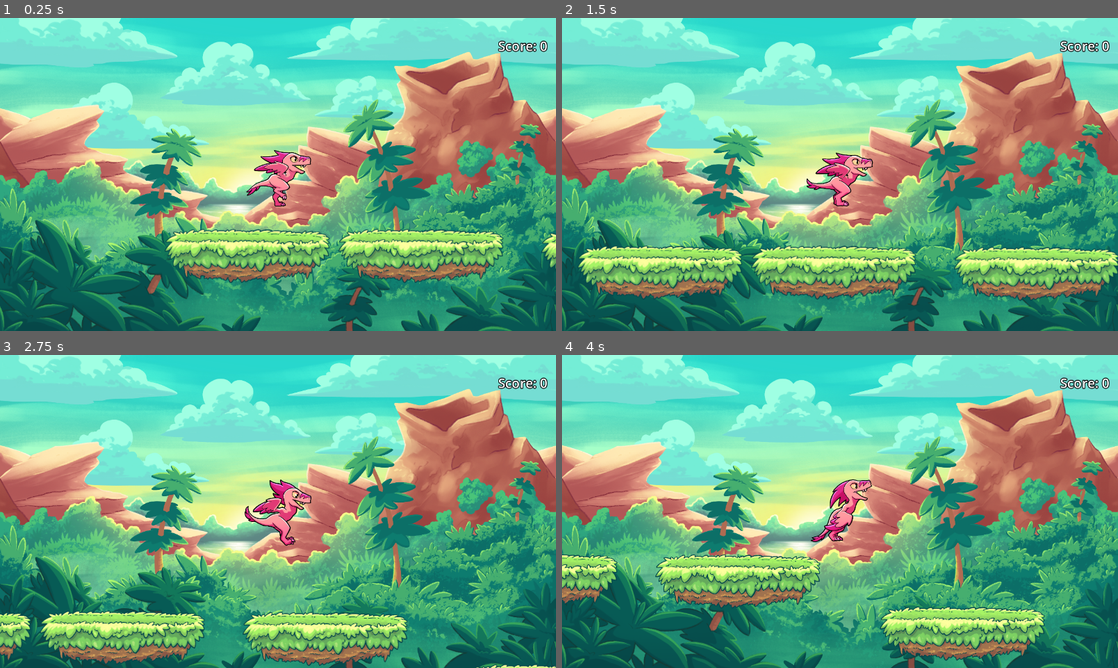
Above: before the commit, frames 1-4 (two rows, left to right).
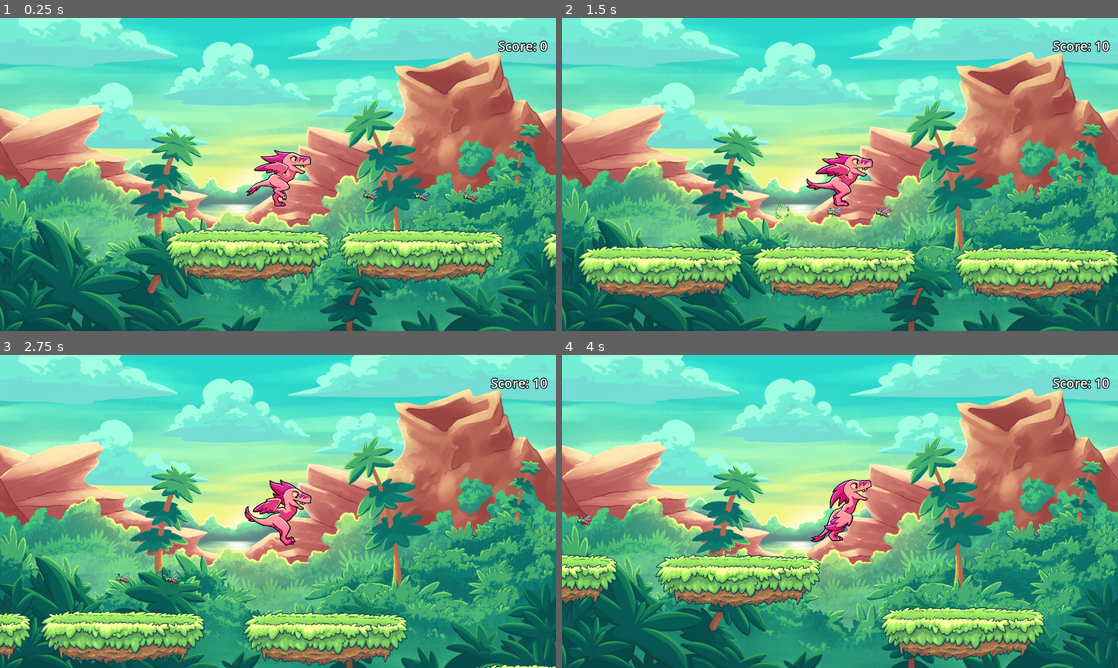
Above: after the commit, the same moments.

Repository: nathanuhn/Tumbling-Raptor
Game: Godot game, scene res://scenes/main.tscn
Same seed, same stepped clock (60 frames per second), same inputs: the game is played once before the commit and once after it.
Inputs:
- Up to frame 1 (0.25 s): no input
- Up to frame 2 (1.5 s): tap Space (jump) at 0.77 s
- Up to frame 3 (2.75 s): tap Space (jump) at 1.52 s
- Up to frame 4 (4 s): tap Space (jump) at 3.02, 3.77 s

The runs differ from the first frame. In frame 1, 0.1% of the frame differs, in the area x 65-86%, y 54-59%; in frame 2, 0.4%, in the area x 38-97%, y 7-65%; in frame 3, 0.3%; in frame 4, 0.3%.

Commit message:
The collectibles have been updated with new patterns

Diff:
--- /dev/null
+++ b/scenes/platform_collectible_rainbow.tscn
@@ -0,0 +1,36 @@
+[gd_scene load_steps=4 format=3 uid="uid://ccc16yvajnjwp"]
+
+[ext_resource type="Texture2D" uid="uid://cjftwa07xwkyf" path="res://assets/sprites/Platform/platform.png" id="1_7wa83"]
+[ext_resource type="PackedScene" uid="uid://bhap6c1rglncl" path="res://scenes/collectible.tscn" id="2_s6kbm"]
+
+[sub_resource type="RectangleShape2D" id="RectangleShape2D_c4p0v"]
+size = Vector2(380, 40)
+
+[node name="Platform" type="StaticBody2D"]
+
+[node name="Sprite2D" type="Sprite2D" parent="."]
+texture = ExtResource("1_7wa83")
+
+[node name="CollisionShape2D" type="CollisionShape2D" parent="."]
+position = Vector2(0, -20)
+shape = SubResource("RectangleShape2D_c4p0v")
+
+[node name="Collectible" parent="." instance=ExtResource("2_s6kbm")]
+position = Vector2(6, -173)
+scale = Vector2(0.3, 0.3)
+
+[node name="Collectible4" parent="." instance=ExtResource("2_s6kbm")]
+position = Vector2(65, -146)
+scale = Vector2(0.3, 0.3)
+
+[node name="Collectible5" parent="." instance=ExtResource("2_s6kbm")]
+position = Vector2(-76, -139)
+scale = Vector2(0.3, 0.3)
+
+[node name="Collectible2" parent="." instance=ExtResource("2_s6kbm")]
+position = Vector2(-155, -97)
+scale = Vector2(0.3, 0.3)
+
+[node name="Collectible3" parent="." instance=ExtResource("2_s6kbm")]
+position = Vector2(132, -86)
+scale = Vector2(0.3, 0.3)
--- /dev/null
+++ b/scenes/platform_collectible_row.tscn
@@ -0,0 +1,28 @@
+[gd_scene load_steps=4 format=3 uid="uid://bwtc1p7c8184g"]
+
+[ext_resource type="Texture2D" uid="uid://cjftwa07xwkyf" path="res://assets/sprites/Platform/platform.png" id="1_lvsy0"]
+[ext_resource type="PackedScene" uid="uid://bhap6c1rglncl" path="res://scenes/collectible.tscn" id="2_r72gr"]
+
+[sub_resource type="RectangleShape2D" id="RectangleShape2D_c4p0v"]
+size = Vector2(380, 40)
+
+[node name="Platform" type="StaticBody2D"]
+
+[node name="Sprite2D" type="Sprite2D" parent="."]
+texture = ExtResource("1_lvsy0")
+
+[node name="CollisionShape2D" type="CollisionShape2D" parent="."]
+position = Vector2(0, -20)
+shape = SubResource("RectangleShape2D_c4p0v")
+
+[node name="Collectible" parent="." instance=ExtResource("2_r72gr")]
+position = Vector2(0, -138)
+scale = Vector2(0.3, 0.3)
+
+[node name="Collectible2" parent="." instance=ExtResource("2_r72gr")]
+position = Vector2(-119, -140)
+scale = Vector2(0.3, 0.3)
+
+[node name="Collectible3" parent="." instance=ExtResource("2_r72gr")]
+position = Vector2(111, -137)
+scale = Vector2(0.3, 0.3)
--- a/scenes/platform_collectible_single.tscn
+++ b/scenes/platform_collectible_single.tscn
@@ -16,5 +16,5 @@
 shape = SubResource("RectangleShape2D_c4p0v")
 
 [node name="Collectible" parent="." instance=ExtResource("2_s7voq")]
-position = Vector2(0, -138)
+position = Vector2(0, -141)
 scale = Vector2(0.3, 0.3)
--- a/scripts/collectible.gd
+++ b/scripts/collectible.gd
@@ -1,8 +1,8 @@
 extends Area2D
 
 @export var value = 10
-@export var game: Node2D
 @onready var sprite = $AnimatedSprite2D
+@onready var game = $"/root/World"
 
 # Called when the node enters the scene tree for the first time.
 func _ready():
--- a/scripts/games.gd
+++ b/scripts/games.gd
@@ -13,7 +13,8 @@
 
 var platform = preload("res://scenes/platform.tscn")
 var platform_collectible_single = preload("res://scenes/platform_collectible_single.tscn")
-
+var platform_collectible_row = preload("res://scenes/platform_collectible_row.tscn")
+var platform_collectible_rainbow = preload("res://scenes/platform_collectible_rainbow.tscn")
 var rng = RandomNumberGenerator.new()
 var last_platform_position = Vector2.ZERO
 var next_spawn_time = 0
@@ -35,6 +36,8 @@
 	var available_platforms = [
 		platform,
 		platform_collectible_single,
+		platform_collectible_row,
+		platform_collectible_rainbow,
 	]
 	var random_platform = available_platforms.pick_random()
 	var new_platform = random_platform.instantiate()
